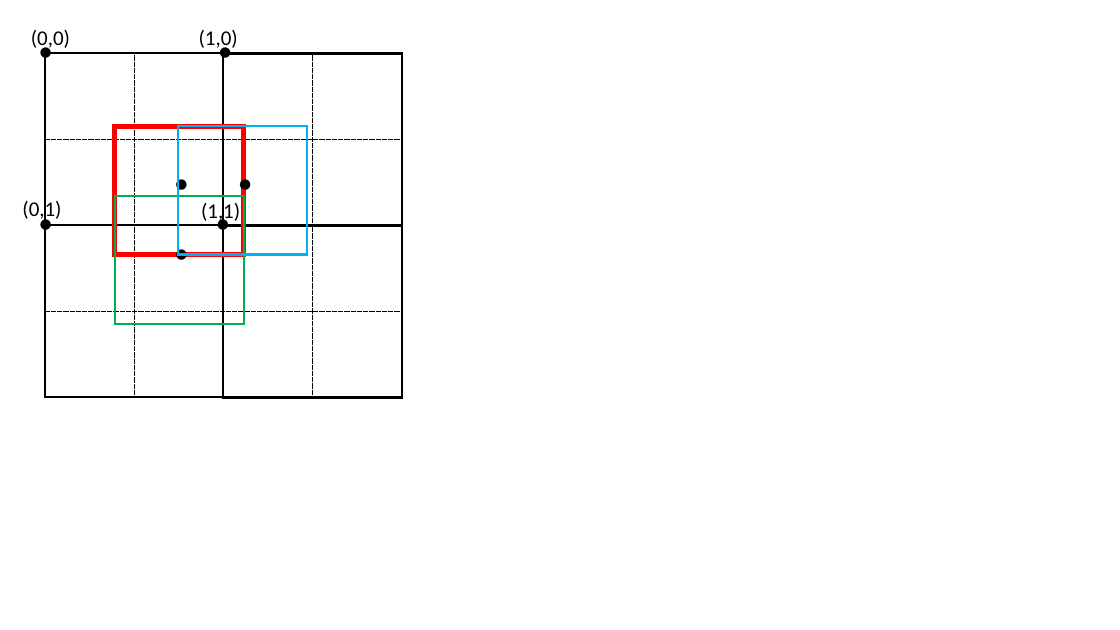
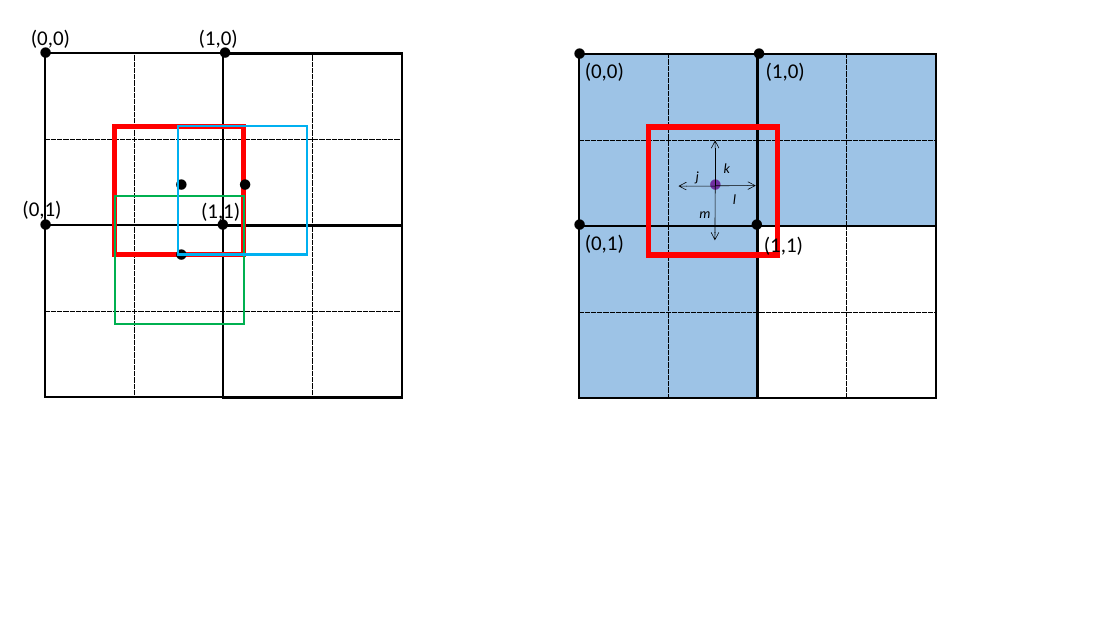
Before and after one commit to ChenCVer/yolo_v5_comment, a slide deck: slide 1 of 关于xy回归量为-0.5~1.5解释.pptx. Drawn at 1120x630 pixels with LibreOffice and Linux fonts; fonts in the diff are those of the drawing. Boxes give left, top, right and bottom in pixels: in the first picture for what was removed or moved away, otherwise in the second. Text is boxed around its words. In the diff, an @@ line names an element or a change of style, - is before the commit and + after.

Commit message:
modify pptx

```diff
--- a/关于xy回归量为-0.5~1.5解释.pptx
+++ b/关于xy回归量为-0.5~1.5解释.pptx
@@ text added at box(565, 43, 592, 66), 10 pt, text #000000 @@
+●
@@ rectangle added at box(579, 54, 758, 226), fill #9DC3E6, outline #000000 2 pt @@
@@ line added from (668, 54) to (668, 226), #000000 0.5 pt dashed @@
@@ text added at box(745, 43, 771, 66), 10 pt, text #000000 @@
+●
@@ rectangle added at box(758, 54, 937, 226), fill #9DC3E6, outline #000000 2 pt @@
@@ line added from (847, 54) to (847, 226), #000000 0.5 pt dashed @@
@@ text added at box(585, 63, 624, 81), 18 pt, text #000000 @@
+(0,0)
@@ text added at box(766, 63, 805, 81), 18 pt, text #000000 @@
+(1,0)
@@ line added from (579, 139) to (758, 139), #000000 0.5 pt dashed @@
@@ rectangle added at box(649, 127, 777, 255), outline #FF0000 4.5 pt @@
@@ arrow added from (715, 186) to (715, 140), #000000 0.5 pt @@
@@ line added from (758, 140) to (936, 140), #000000 0.5 pt dashed @@
@@ text added at box(696, 171, 699, 183), 12 pt, text #000000, italic @@
+j
@@ text added at box(702, 174, 728, 197), 10 pt, text #7030A0 @@
+●
@@ text added at box(724, 163, 730, 173), 12 pt, text #000000, italic @@
+k
@@ arrow added from (715, 187) to (679, 187), #000000 0.5 pt @@
@@ arrow added from (716, 186) to (715, 240), #000000 0.5 pt @@
@@ arrow added from (715, 186) to (756, 186), #000000 0.5 pt @@
@@ text added at box(733, 194, 736, 204), 12 pt, text #000000, italic @@
+l
@@ text added at box(565, 214, 592, 237), 10 pt, text #000000 @@
+●
@@ rectangle added at box(579, 226, 758, 398), fill #9DC3E6, outline #000000 2 pt @@
@@ text added at box(585, 235, 624, 253), 18 pt, text #000000 @@
+(0,1)
@@ line added from (668, 226) to (668, 398), #000000 0.5 pt dashed @@
@@ text added at box(699, 211, 710, 218), 12 pt, text #000000, italic @@
+m
@@ text added at box(743, 214, 769, 237), 10 pt, text #000000 @@
+●
@@ rectangle added at box(758, 226, 937, 398), outline #000000 2 pt @@
@@ text added at box(764, 234, 803, 258), 18 pt, text #000000 @@
+(1,1)
@@ line added from (847, 226) to (847, 398), #000000 0.5 pt dashed @@
@@ line added from (579, 312) to (758, 312), #000000 0.5 pt dashed @@
@@ line added from (758, 312) to (936, 312), #000000 0.5 pt dashed @@
```
Also in this commit, not shown: 1 slide added.
